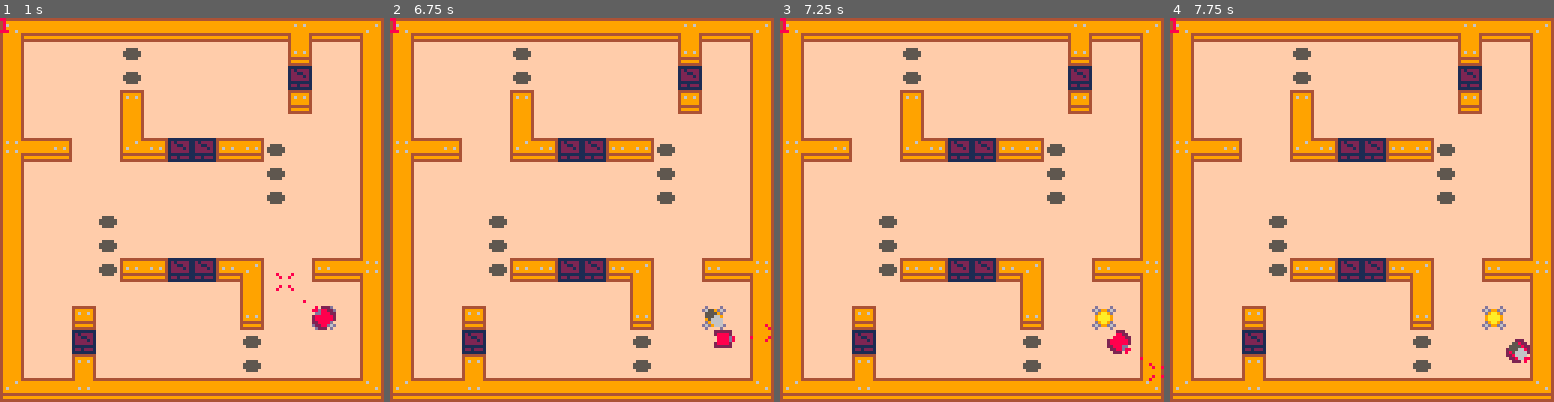
Above: before the commit, frames 1-4 (left to right).
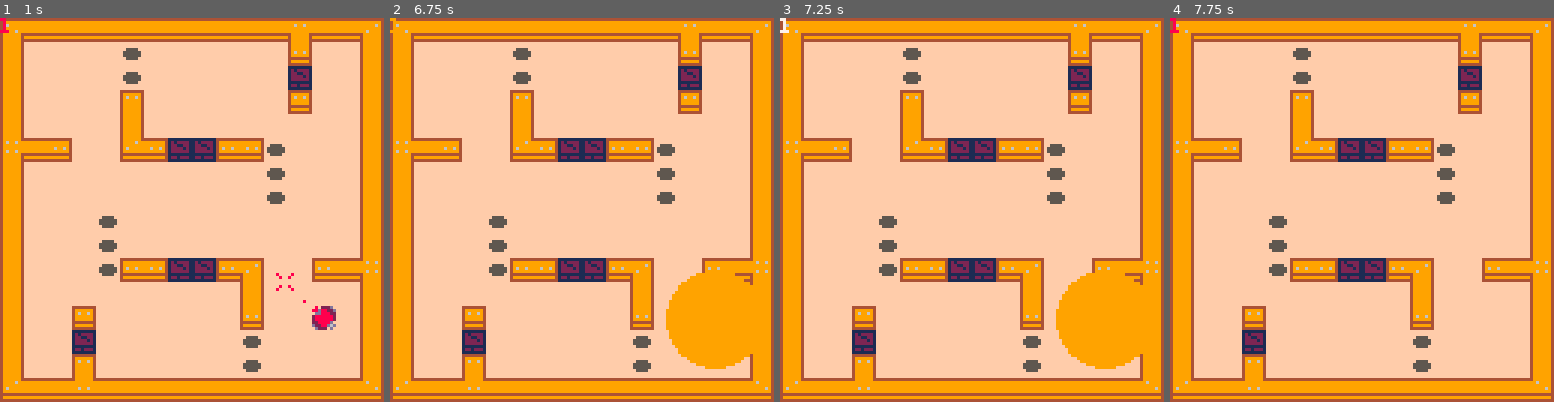
Above: after the commit, the same moments.

Repository: TizianoBR/tanks
Game: PICO-8 cartridge tanks.p8
Same seed, same stepped clock (60 frames per second), same inputs: the game is played once before the commit and once after it.
Inputs:
- Up to frame 1 (1 s): tap X (X key) at 0.33 s; tap O (Z key) at 0.7 s
- Up to frame 2 (6.75 s): tap X (X key) at 1.07, 1.85, 2.97, 4.08, 5.2, 6.32 s; hold Right 1.6-2.1 s; tap O (Z key) every 0.4 s from 1.7 to 6.5 s; hold Up 2.15-2.42 s; hold Right 2.47-3.03 s; hold Left 3.08-3.58 s; hold Down 3.63-3.97 s; hold Right 4.02-4.68 s; hold Up 4.73-5.03 s; hold Left 5.08-5.68 s; hold Down 5.73-6.03 s; hold Right 6.08-6.58 s; hold Right from 6.63 s (still down)
- Up to frame 3 (7.25 s): tap O (Z key) at 6.9 s; release Right at 7.13 s; hold Up from 7.18 s (still down)
- Up to frame 4 (7.75 s): tap O (Z key) at 7.3, 7.7 s; tap X (X key) at 7.43 s; release Up at 7.45 s; hold Right from 7.5 s (still down)

Frame 1 is identical in both runs. In frame 2, 4.7% of the frame differs, in the area x 0-100%, y 0-92%; in frame 3, 4.7%; in frame 4, 0.6%.

Commit message:
functional mines and breakable walls

Diff:
--- a/tanks.p8
+++ b/tanks.p8
@@ -8,30 +8,34 @@
 --with pico-socket
 
 --you can try the game here:
---https://tanks-thec.onrender.com/
+--https://tanks-thec.onrender.com
 
 function _init()
  connect()
 
 	plr_id=peek(0x5f81)
 
- copy_map(1)
-
- spawn()
+	copy_map(1)
 
  --constants
 
  --object sizes
- t_sz=6
- b_sz=4
- m_sz=5
- e_sz=32
- --mine trigger
- mt_sz=24
+ t_sz=6 --tank(side)
+ b_sz=4 --bullet(side)
+ m_sz=5 --mine(side)
+ e_sz=32 --explosion(diameter)
+ mt_sz=24 --mine trigger(diameter)
+ w_sz=8 --breakable wall(side)
 
  --object speed
  t_spd=0.8
  b_spd=1
+
+ --dynamic explosion colors
+ expl_col={}
+ for i=1,6 do
+  add(expl_col,{9,2})
+ end
 
  --lookup tables for sprite id
  --offset depending on direction
@@ -81,6 +85,8 @@
 
  update_plr()
  update_bullets()
+ update_mine()
+ update_walls()
 
  upload_data()
 end
@@ -96,6 +102,8 @@
  draw_mines()
  draw_tanks()
  draw_bullets()
+ draw_mine_explosions()
+ draw_reticle()
 end
 
 --copies a screen onto the first
@@ -105,9 +113,20 @@
  for i=0,15 do
 	 memcpy(0x2000+128*i,0x2000
 	  +(16*(map_id%8))
-	  +(2048*flr(map_id/8))
+	  +(2048*(map_id\8))
 	  +128*i,16)
  end
+
+ --set breakable wall coordinates
+ local i=1
+ for x=0,15 do for y=0,15 do
+  if mget(x,y)==15 then
+   walls[i]={x=x,y=y};i+=1
+  end
+ end end
+ --create plr and upload walls
+ spawn()
+ upload_data()
 end
 
 --tracks the atribute "timer"
@@ -133,6 +152,16 @@
 	    b.timer=nil
 	   end
 	  end
+  end
+ end
+
+ for m in all(mines) do
+  if m.timer then
+   if m.timer>=0 then
+    m.timer-=1
+   else
+    m.timer=nil
+   end
   end
  end
 end
@@ -158,9 +187,9 @@
  --next tank starts at 0x5f94
  --last tank ends at 0x5fed
 
- --breakable walls (*8)
- wall_x=0x5fee,
- wall_y=0x5fef,
+ --breakable walls (*16)
+ --4 bits:x, 4 bits:y
+ wall_coor=0x5fee,
 
  --last wall ends at 0x5ffd
 
@@ -224,10 +253,12 @@
 
  --get breakable walls
  walls={}
- for i=0,7 do
+ for i=0,15 do
 	 add(walls,{
-	  x=peek(lookup.wall_x+2*i),
-	  y=peek(lookup.wall_y+2*i)})
+	  x=peek(lookup.wall_coor+i)
+	   \16,
+	  y=peek(lookup.wall_coor+i)
+	   %16})
 	end
 end
 
@@ -273,8 +304,8 @@
  --upload breakable walls
  if plr_id==1 then
   for i,w in ipairs(walls) do
-   poke(lookup.wall_x+2*i-2,w.x)
-   poke(lookup.wall_y+2*i-2,w.y)
+   poke(lookup.wall_coor+i-1,
+    w.x*16+w.y)
   end
  end
 end
@@ -341,7 +372,7 @@
 	 if btnp(🅾️) and mine.x==0
 	  and mine.y==0 then
 	  mine={x=plr.x,y=plr.y,
-	   explode=false}
+	   explode=false,ready=false}
 	 end
 
 	 local e=e_collide(plr,t_sz)
@@ -461,7 +492,7 @@
  for i=-1,1,2 do for j=-1,1,2 do
   if ((e1.x+size1*i-e2.x)^2+
    (e1.y+size1*j-e2.y)^2)^0.5
-   <=e2.size2/2 then
+   <=size2/2 then
    return true end
  end end
 
@@ -482,16 +513,6 @@
 		 spr(1+s16[dir16][1],
 		  t.x-4,t.y-4,1,1,
 		  s16[dir16][2],s16[dir16][3])
-
-		 --reticle
-		 if i==plr_id and not t.timer
-		  then
-			 pset(t.x+cos(t.dir)*9,
-			  t.y+sin(t.dir)*9,8)
-			 spr(0,t.x+cos(t.dir-0.005)
-			  *17-4,
-			  t.y+sin(t.dir-0.005)*17-4)
-	  end
 
 	  pal()
   end
@@ -518,13 +539,49 @@
 
 function draw_mines()
  for m in all(mines) do
-  if m.x~=0 and m.y~=0 then
+  if m.x~=0 and m.y~=0 and
+   not m.explode then
 	  spr(9,m.x-4,m.y-4)
   end
  end
 end
+
+function draw_mine_explosions()
+ for i,m in ipairs(mines) do
+  if m.x~=0 and m.y~=0 and
+   m.explode then
+   if expl_col[i][2]==1 then
+	   expl_col[i][2]=2
+		  expl_col[i][1]=
+		   expl_col[i][1]==9
+		   and 7 or 9
+		 else
+		  expl_col[i][2]-=1
+		 end
+
+   circfill(m.x,m.y,e_sz/2,
+    expl_col[i][1])
+  end
+ end
+end
+
+function draw_reticle()
+ pal(13,tank_pal[plr_id][3])
+ pal(8,tank_pal[plr_id][1])
+ pal(2,tank_pal[plr_id][2])
+
+ if not plr.timer then
+	 pset(plr.x+cos(plr.dir)*9,
+	  plr.y+sin(plr.dir)*9,8)
+	 spr(0,plr.x+cos(plr.dir-0.005)
+	  *17-4,
+	  plr.y+sin(plr.dir-0.005)*17-4)
+ end
+
+ pal()
+end
 -->8
---bullets and mine
+--bullets, mine and walls
 
 function update_bullets()
  for b in all(bull) do
@@ -574,6 +631,76 @@
    b.bounce=true
   end
  end
+end
+
+function update_mine()
+ if not mine.timer then
+  if not mine.ready then
+   --wait until the player
+   --leaves the explosion area
+   --before fully activating
+   if not e_collide_cir(plr,
+    t_sz,mine,e_sz) then
+    mine.ready=true
+   end
+  elseif mine.x~=0 and
+   mine.y~=0 then
+   --explode when any tank is
+   --close enough
+   for t in all(tanks) do
+    if t.x~=0 and t.y~=0 and
+     e_collide_cir(plr,t_sz,
+	    mine,mt_sz) then
+	    mine.timer=30
+	    mine.explode=true
+	   end
+	  end
+  end
+
+  local e=e_collide(mine,m_sz)
+  if e[1]=="b" and e[2].x~=0
+   and e[2].y~=0 then
+   mine.timer=30
+   mine.explode=true
+  end
+ elseif mine.timer==0 then
+  mine={x=0,y=0,explode=false}
+ end
+end
+
+function update_walls()
+ --delete exploded walls
+ if plr_id==1 then
+	 for w in all(walls) do
+	  for m in all(mines) do
+	   --fix coordinates for
+	   --collision calculation
+	   w.x=w.x*8+4;w.y=w.y*8+4
+
+	   if m.explode and
+	    e_collide_cir(w,w_sz,m,e_sz)
+	    then
+	    w.x=0;w.y=0
+	   end
+
+	   --reset coordinates
+	   w.x=w.x\8;w.y=w.y\8
+	  end
+	 end
+ end
+
+ --remove deleted walls form map
+ for x=0,15 do for y=0,15 do
+  if mget(x,y)==15 then
+   local found=false
+   for w in all(walls) do
+    if w.x==x and w.y==y then
+     found=true
+    end
+   end
+   if (not found) mset(x,y,0)
+  end
+ end end
 end
 __gfx__
 0000000000000000000000000002220002222000022088000000000000000000000000000d0000d0444444444444444444444444444444440000000011111111
Not shown, changed: tanks.js
